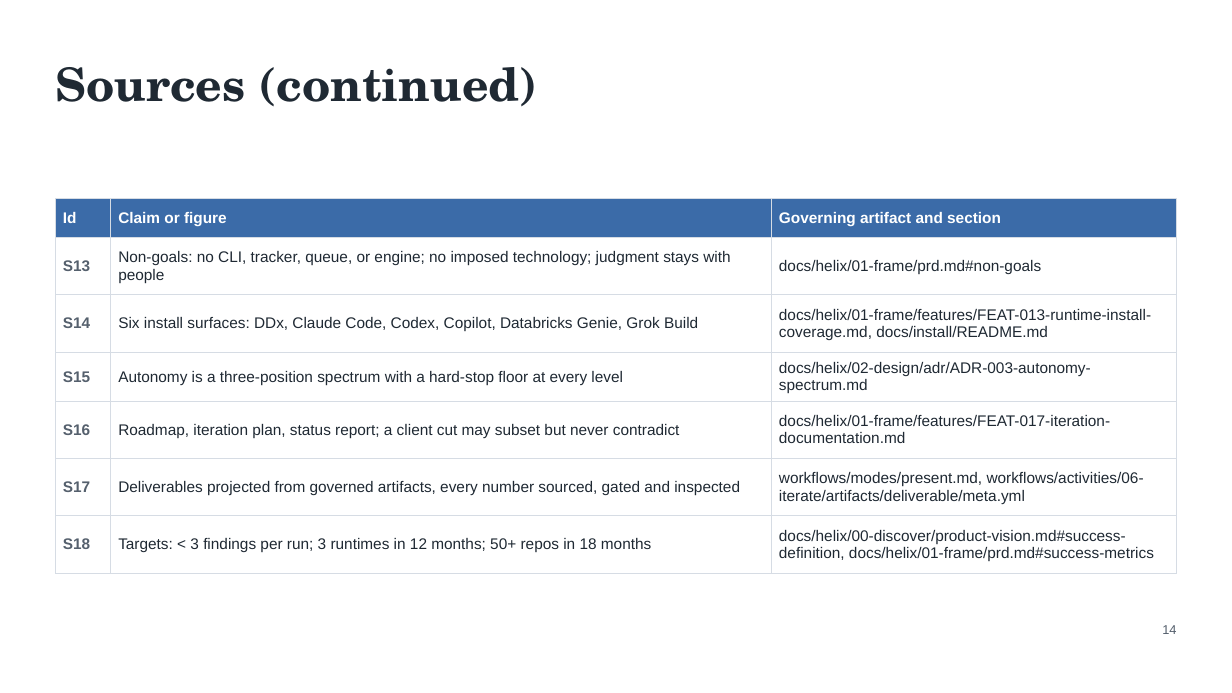
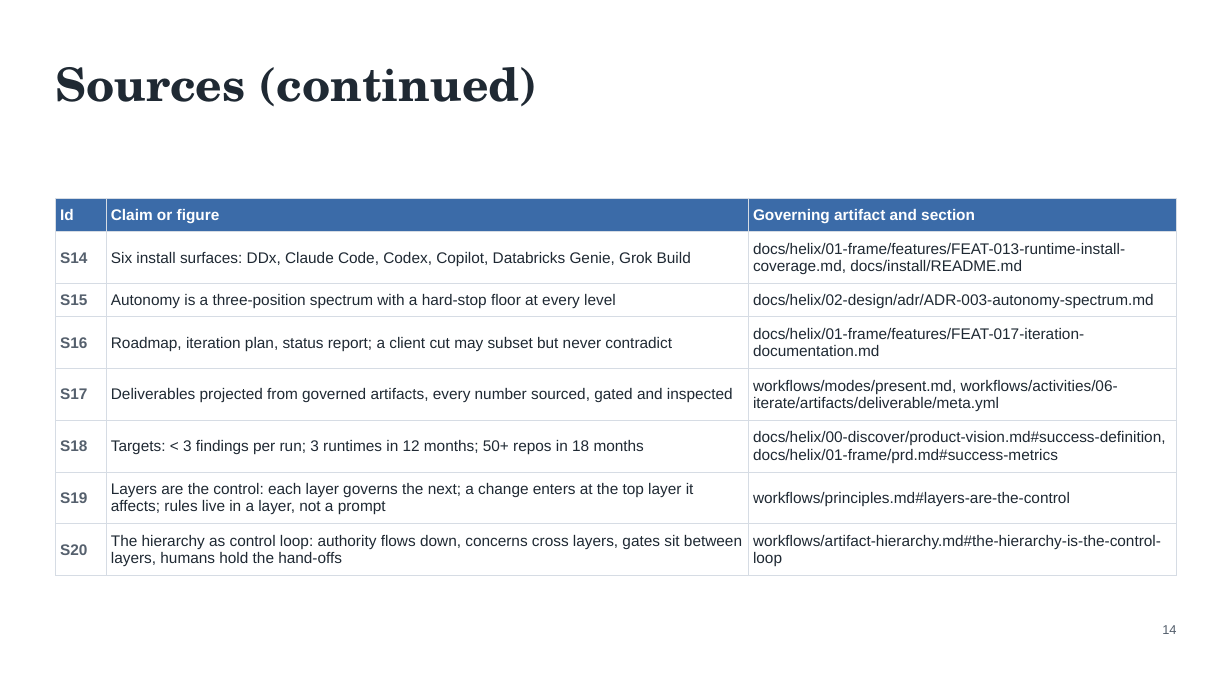
Before and after one commit to DocumentDrivenDX/helix, a slide deck: slide 14 of docs/helix/06-iterate/deliverables/assets/DEL-001-helix-evaluation-deck.pptx. Drawn at 1232x693 pixels with LibreOffice and Linux fonts; fonts in the diff are those of the drawing. Boxes give left, top, right and bottom in pixels: in the first picture for what was removed or moved away, otherwise in the second. Text is boxed around its words. In the diff, an @@ line names an element or a change of style, - is before the commit and + after.

```diff
--- a/docs/helix/06-iterate/deliverables/assets/DEL-001-helix-evaluation-deck.pptx
+++ b/docs/helix/06-iterate/deliverables/assets/DEL-001-helix-evaluation-deck.pptx
@@ table at (55, 199, 1177, 570) @@
-row 2: S13 | Non-goals: no CLI, tracker, queue, or engine; no imposed technology; judgment stays with people | docs/helix/01-frame/prd.md#non-goals
+row 7: S19 | Layers are the control: each layer governs the next; a change enters at the top layer it affects; rules live in a layer, not a prompt | workflows/principles.md#layers-are-the-control
+row 8: S20 | The hierarchy as control loop: authority flows down, concerns cross layers, gates sit between layers, humans hold the hand-offs | workflows/artifact-hierarchy.md#the-hierarchy-is-the-control-loop
```
Also in this commit, not shown: 13 other slides changed, 5 other files.
